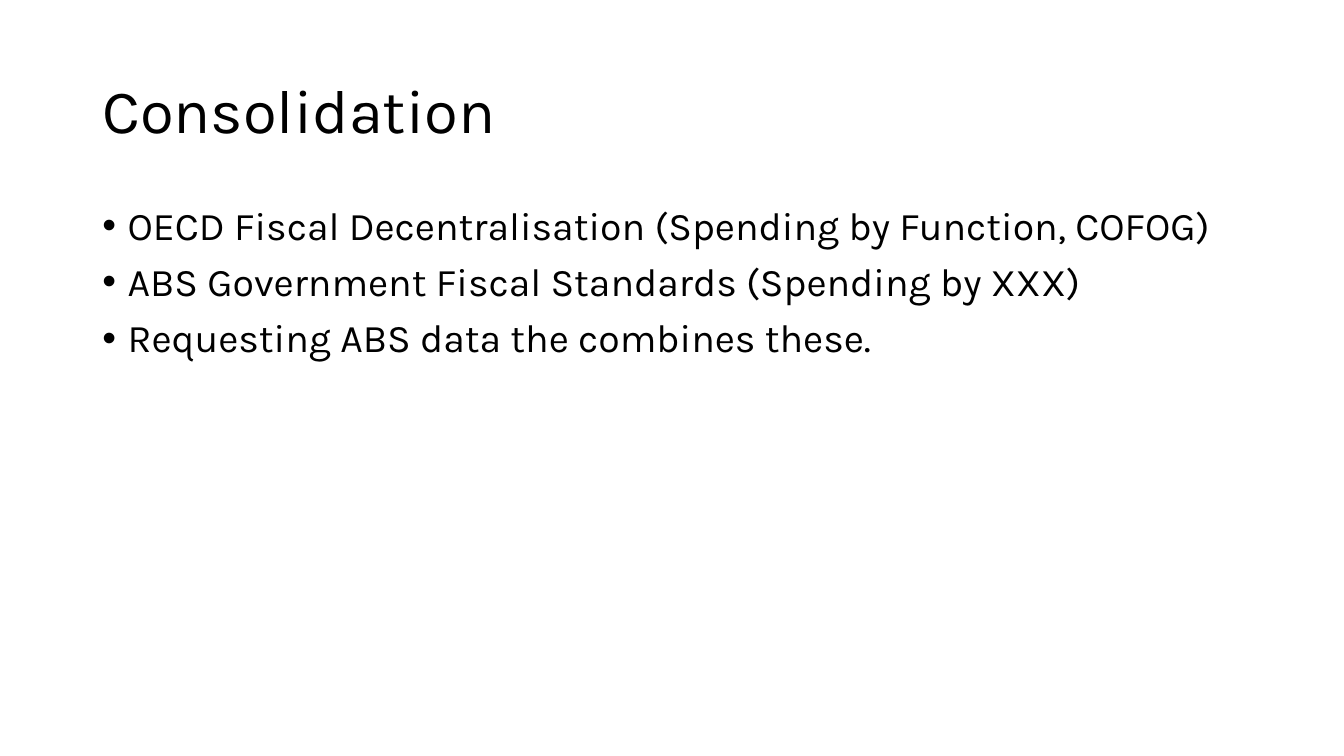
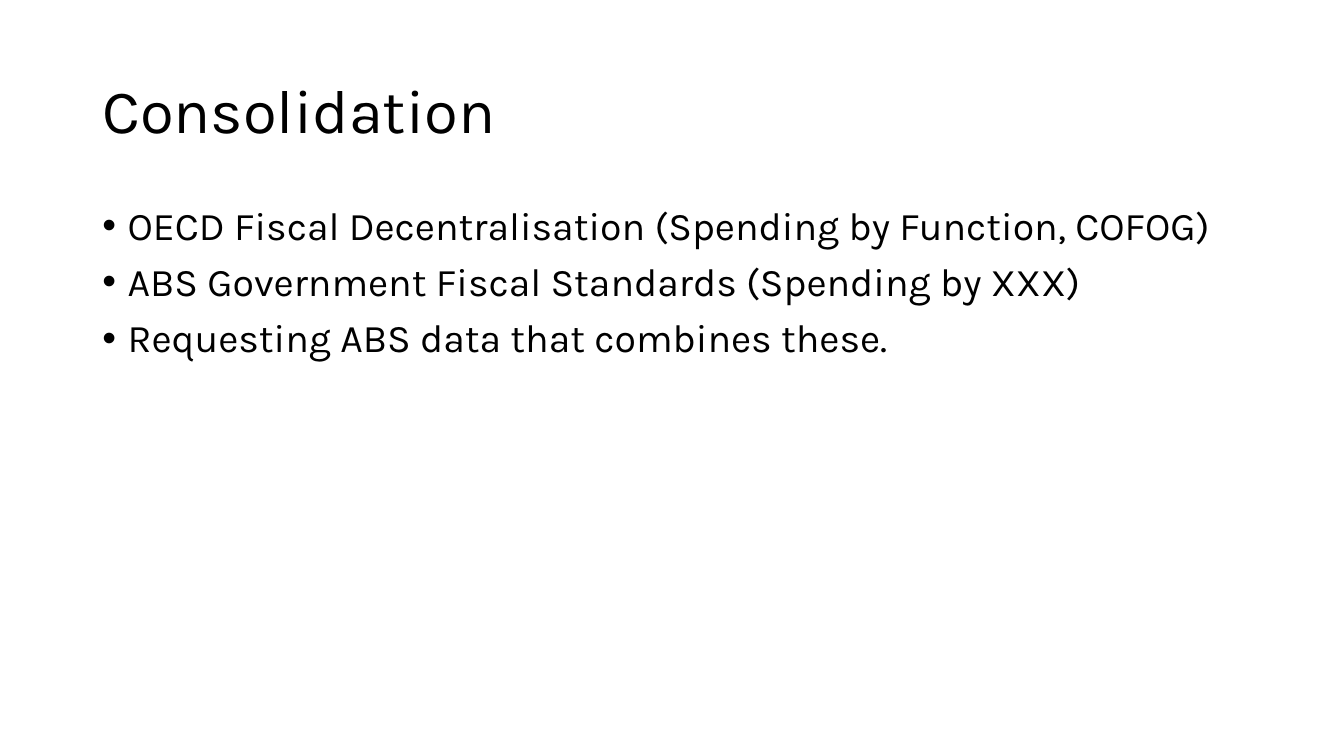
Before and after one commit to Zjub/TVHENZ, a slide deck: slide 10 of e61 Projects/Fiscal sustainability/OECD comparison/Initial external plans.pptx (slide 9 before the commit). Drawn at 1344x756 pixels with LibreOffice and Linux fonts; fonts in the diff are those of the drawing. Boxes give left, top, right and bottom in pixels: in the first picture for what was removed or moved away, otherwise in the second. Text is boxed around its words. In the diff, an @@ line names an element or a change of style, - is before the commit and + after.

```diff
--- a/e61 Projects/Fiscal sustainability/OECD comparison/Initial external plans.pptx
+++ b/e61 Projects/Fiscal sustainability/OECD comparison/Initial external plans.pptx
@@ text at [128, 325, 887, 362]: text changed @@
-• Requesting ABS data the combines these.
+• Requesting ABS data that combines these.
```
Also in this commit, not shown: 2 other slides changed, 1 slide added, 18 other files.
